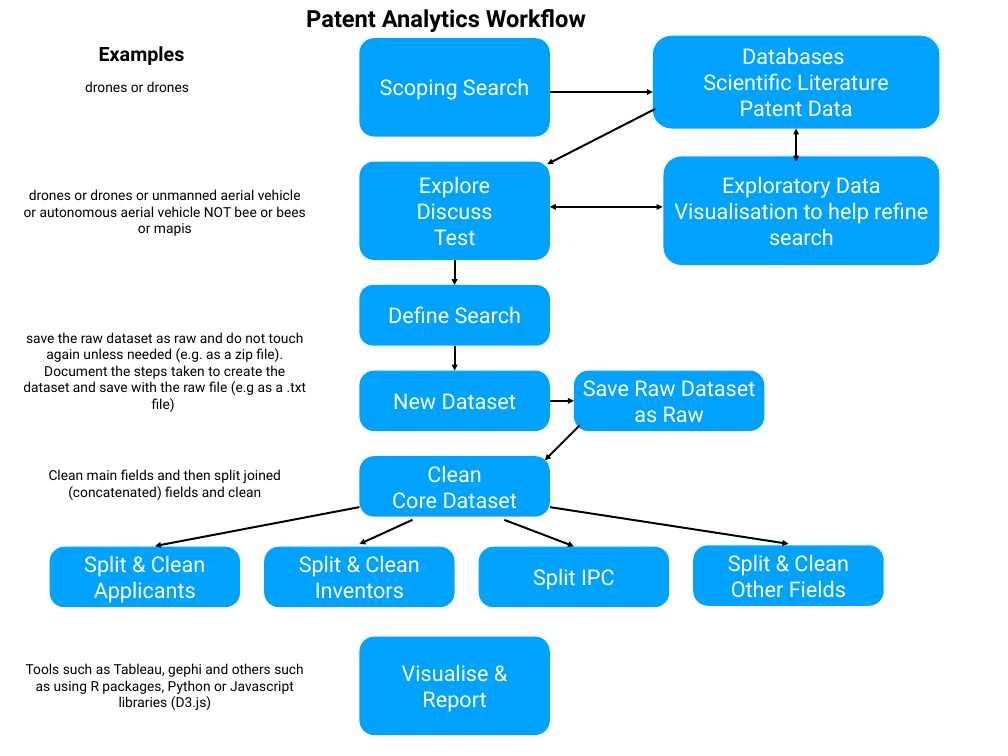
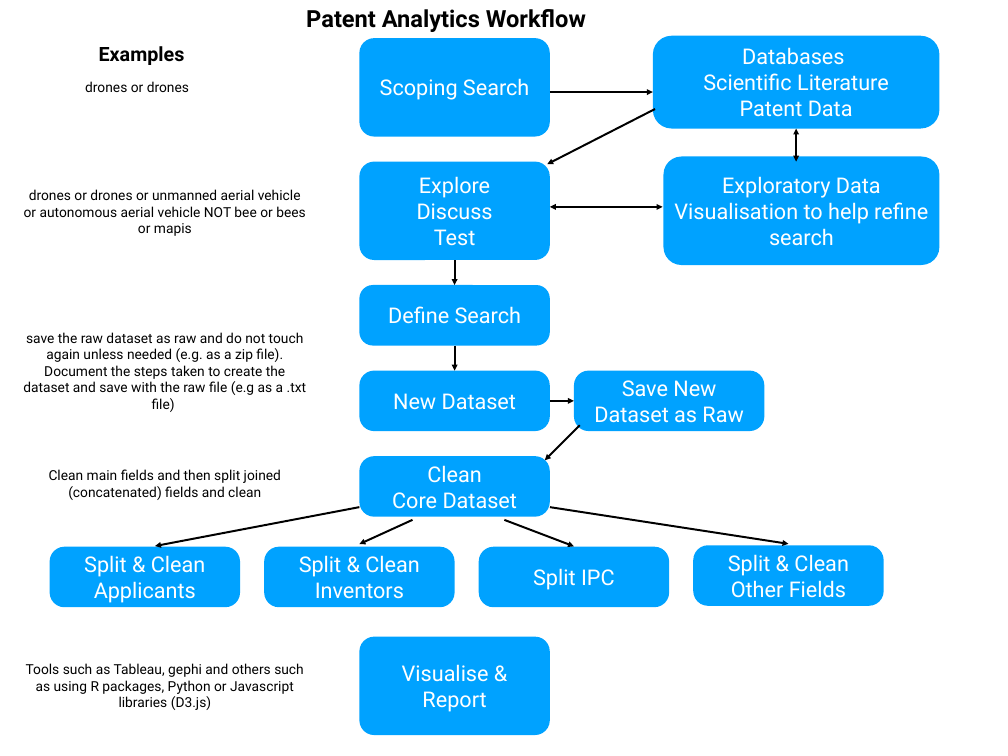
Before and after one commit to wipo-analytics/presentations, a slide deck: slide 1 of workflow.pptx. Drawn at 1008x756 pixels with LibreOffice and Linux fonts; fonts in the diff are those of the drawing. Boxes give left, top, right and bottom in pixels: in the first picture for what was removed or moved away, otherwise in the second. Text is boxed around its words. In the diff, an @@ line names an element or a change of style, - is before the commit and + after.

Commit message:
update ppt

```diff
--- a/workflow.pptx
+++ b/workflow.pptx
@@ text in rounded rectangle at <box>594,380,743,423</box>: text changed @@
-Save Raw Dataset as Raw
+Save New Dataset as Raw
```
